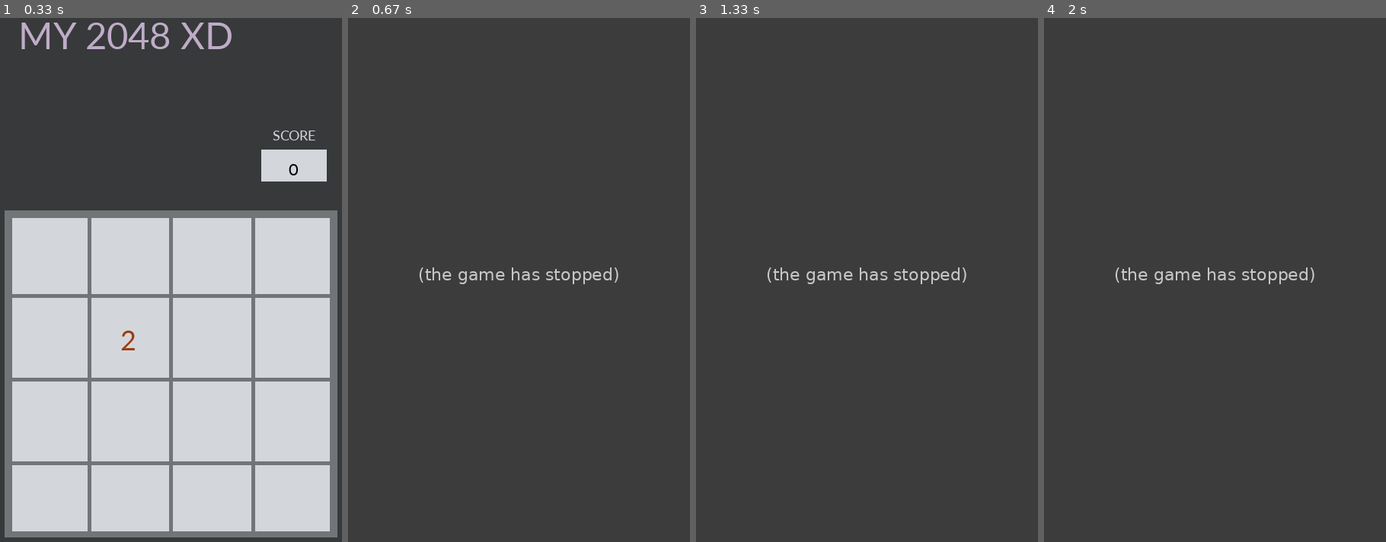
Above: before the commit, frames 1-4 (left to right).
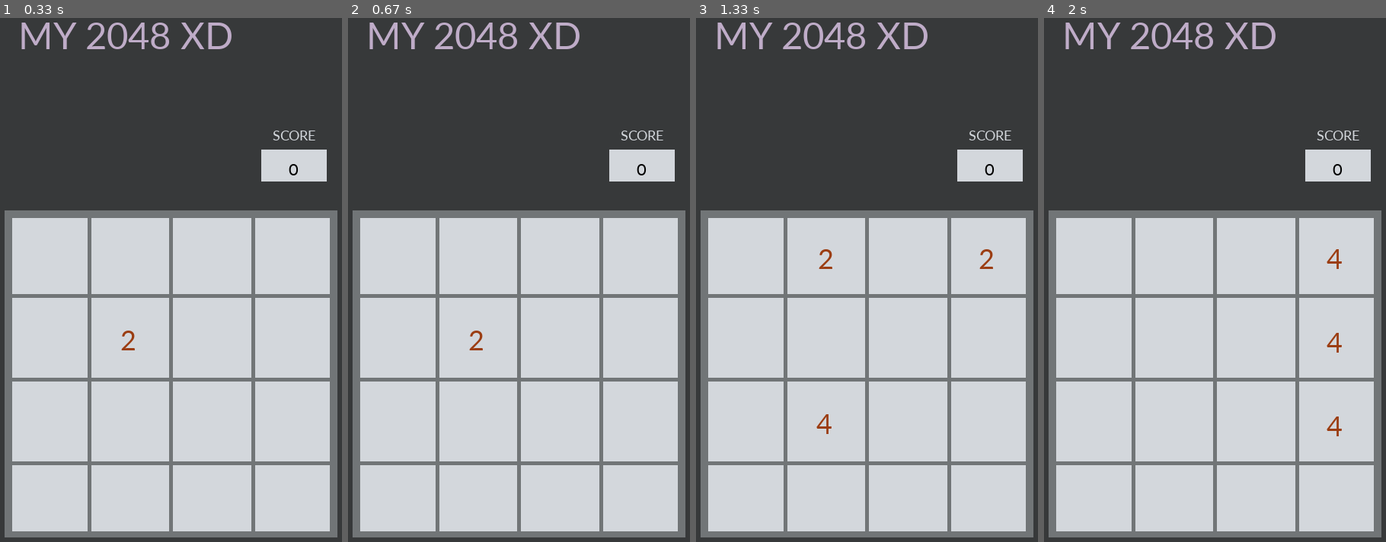
Above: after the commit, the same moments.

Repository: lewiechiu/My2048
Game: pygame game, started from My2048Demo.py
The game is run twice, just before and just after one commit, with the same random seed, the same clock (stepped at 60 frames per second) and the same inputs.
Inputs:
- Up to frame 1 (0.33 s): no input
- Up to frame 2 (0.67 s): tap Enter at 0.33 s
- Up to frame 3 (1.33 s): hold Right 0.67-1.13 s; hold Up from 1.17 s (still down)
- Up to frame 4 (2 s): release Up at 1.47 s; hold Right 1.5-1.97 s

Frame 1 is identical in both runs. In frame 2, 63% of the frame differs, in the area x 1-99%, y 0-100%; in frame 3, 63%; in frame 4, 63%.
Error before the commit: UnboundLocalError: cannot access local variable 'maxScore' where it is not associated with a...; the game stopped at 0.35 s (later frames are placeholders)

Commit message:
Need to fix score

Diff:
--- a/My2048Demo.py
+++ b/My2048Demo.py
@@ -81,6 +81,7 @@
 				#insert back proper len
 				for times in range(4-len(self.matrix[row])):
 					self.matrix[row].append(0)
+			print(self.score)
 		if direction == "right":
 			for row in range(4):
 				#to remove 0s in the array
@@ -98,7 +99,7 @@
 				#insert back proper len
 				for times in range(4-len(self.matrix[row])):
 					self.matrix[row].insert(0,0)
-
+			print(self.score)
 		if direction == "up":
 			TempMatrix = [[],[],[],[]]
 
@@ -130,6 +131,7 @@
 			for row in range(4):
 				for col in range(4):
 					self.matrix[col][row*(-1)+3] = TempMatrix[row][col]
+			print(self.score)
 		if direction == "down":
 			TempMatrix = [[],[],[],[]]
 			for col in range(3,-1,-1):
@@ -164,6 +166,7 @@
 			#		print(self.matrix[row][col], end=" ")
 			#	print()
 			#print("---------")
+			print(self.score)
 	def randomSpawn(self):
 		# 如果想要一次有可能產生兩個數字，就把這段取消註解，還有適當的縮排
 		# numsToInsert = random.randint(1,2)
@@ -258,9 +261,6 @@
 	pygame.display.update()
 	fontList = pygame.font.get_fonts()
 	return TextSurf
-
-	#(155, 171, 198)
-
 DISPLAYSURF.fill(backGroundColor)
 tilelist = [[],[],[],[]]
 
@@ -365,9 +365,10 @@
 print(Window_Width,",",Window_Width)
 NotGameOver = True
 f = open("out.txt","w")
+maxScore = 0
 
 def forsee(mat,depth,lim):
-	print(depth)
+
 	dep = copy.deepcopy(depth)
 	_limit = copy.deepcopy(lim)
 	tempr = copy.deepcopy(mat)
@@ -380,39 +381,10 @@
 	tempd.matrix = copy.deepcopy(mat.matrix)
 
 	templ.align("left")
-
 	tempr.align("right")
-
 	tempu.align("up")
-
 	tempd.align("down")
-	maxScore = 0
-	direc = "n"
-	direc2 = "n"
-	if(dep >= _limit):
-		dep -= 1
-		return maxScore
-	def probe(_matr,score):
-		_scr = copy.deepcopy(score)
-		for i in range(4):
-			for j in range(4):
-				if(_matr.matrix[i][j] == 0):
-					_matr.matrix[i][j] = 2
-					_scr = forsee(_matr,dep+1,_limit)
-					if(_scr > maxScore):
-						maxScore = _scr
-						direc = "l"
-					_matr.matrix[i][j] = 0
-	probe(templ,maxScore)
-	probe(tempr,maxScore)
-	probe(tempu,maxScore)
-	probe(tempd,maxScore)
-	print("-----")
-
-	if(dep == 1):
-		print ("direction: ", direc)
-		return direc
-	return maxScore
+
 
 while NotGameOver: # main game loop
 
@@ -466,7 +438,9 @@
 			GameOver()
 			pygame.quit()
 			sys.exit()
+
 		if keypress == True:
+			print("inside", X.score)
 			for row in range(4):
 				for col in range(4):
 					print(X.matrix[row][col], end = " " )
